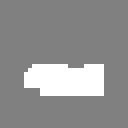
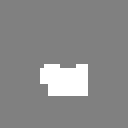
Revision of a layered 128px x 128px image; what changed, layer by layer:
painted on "Layer 3" over [24,64,104,96]
